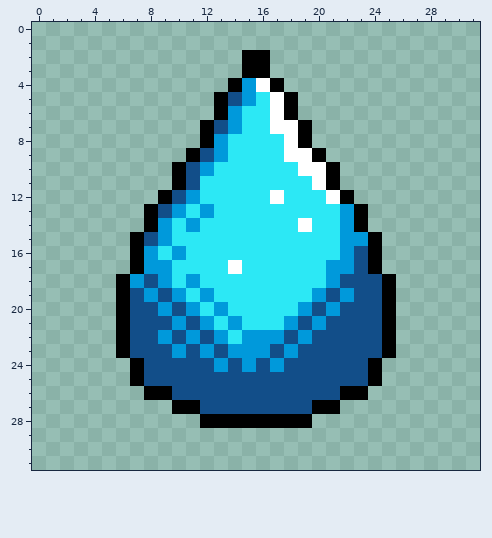
File history of a pixel-art sprite, Images/water-drop.png. Above is the file before it was changed.
The file is 32x32 pixels.
The same view after the edit:
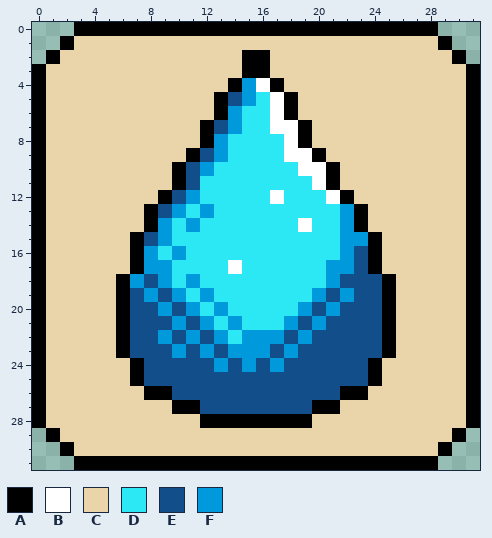
Palette (. is transparent): A #000000  B #ffffff  C #ead4aa  D #2ce8f5  E #124e89  F #0099db
Change:
y 0: x 3..28 .......................... -> AAAAAAAAAAAAAAAAAAAAAAAAAA
y 1: x 2..29 ............................ -> ACCCCCCCCCCCCCCCCCCCCCCCCCCA
y 2: x 1..14 .............. -> ACCCCCCCCCCCCC; x 17..30 .............. -> CCCCCCCCCCCCCA
y 3: x 0..14 ............... -> ACCCCCCCCCCCCCC; x 17..31 ............... -> CCCCCCCCCCCCCCA
y 4: x 0..13 .............. -> ACCCCCCCCCCCCC; x 18..31 .............. -> CCCCCCCCCCCCCA
y 5..6: x 0..12 ............. -> ACCCCCCCCCCCC; x 19..31 ............. -> CCCCCCCCCCCCA
y 7..8: x 0..11 ............ -> ACCCCCCCCCCC; x 20..31 ............ -> CCCCCCCCCCCA
y 9: x 0..10 ........... -> ACCCCCCCCCC; x 21..31 ........... -> CCCCCCCCCCA
y 10..11: x 0..9 .......... -> ACCCCCCCCC; x 22..31 .......... -> CCCCCCCCCA
y 12: x 0..8 ......... -> ACCCCCCCC; x 23..31 ......... -> CCCCCCCCA
y 13..14: x 0..7 ........ -> ACCCCCCC; x 24..31 ........ -> CCCCCCCA
y 15..17: x 0..6 ....... -> ACCCCCC; x 25..31 ....... -> CCCCCCA
y 18..23: x 0..5 ...... -> ACCCCC; x 26..31 ...... -> CCCCCA
y 24..25: x 0..6 ....... -> ACCCCCC; x 25..31 ....... -> CCCCCCA
y 26: x 0..7 ........ -> ACCCCCCC; x 24..31 ........ -> CCCCCCCA
y 27: x 0..9 .......... -> ACCCCCCCCC; x 22..31 .......... -> CCCCCCCCCA
y 28: x 0..11 ............ -> ACCCCCCCCCCC; x 20..31 ............ -> CCCCCCCCCCCA
y 29: x 1..30 .............................. -> ACCCCCCCCCCCCCCCCCCCCCCCCCCCCA
y 30: x 2..29 ............................ -> ACCCCCCCCCCCCCCCCCCCCCCCCCCA
y 31: x 3..28 .......................... -> AAAAAAAAAAAAAAAAAAAAAAAAAA
